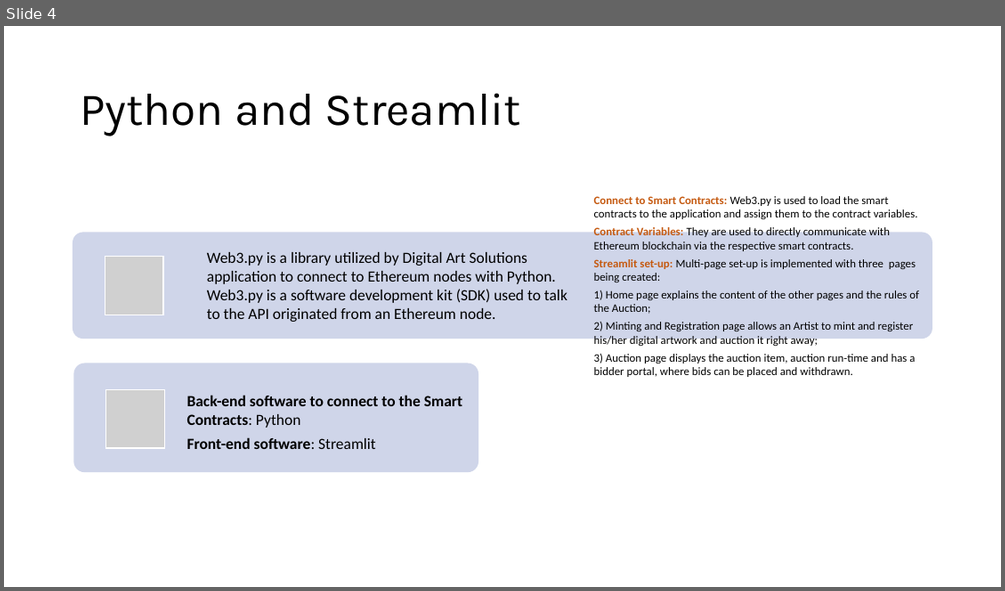
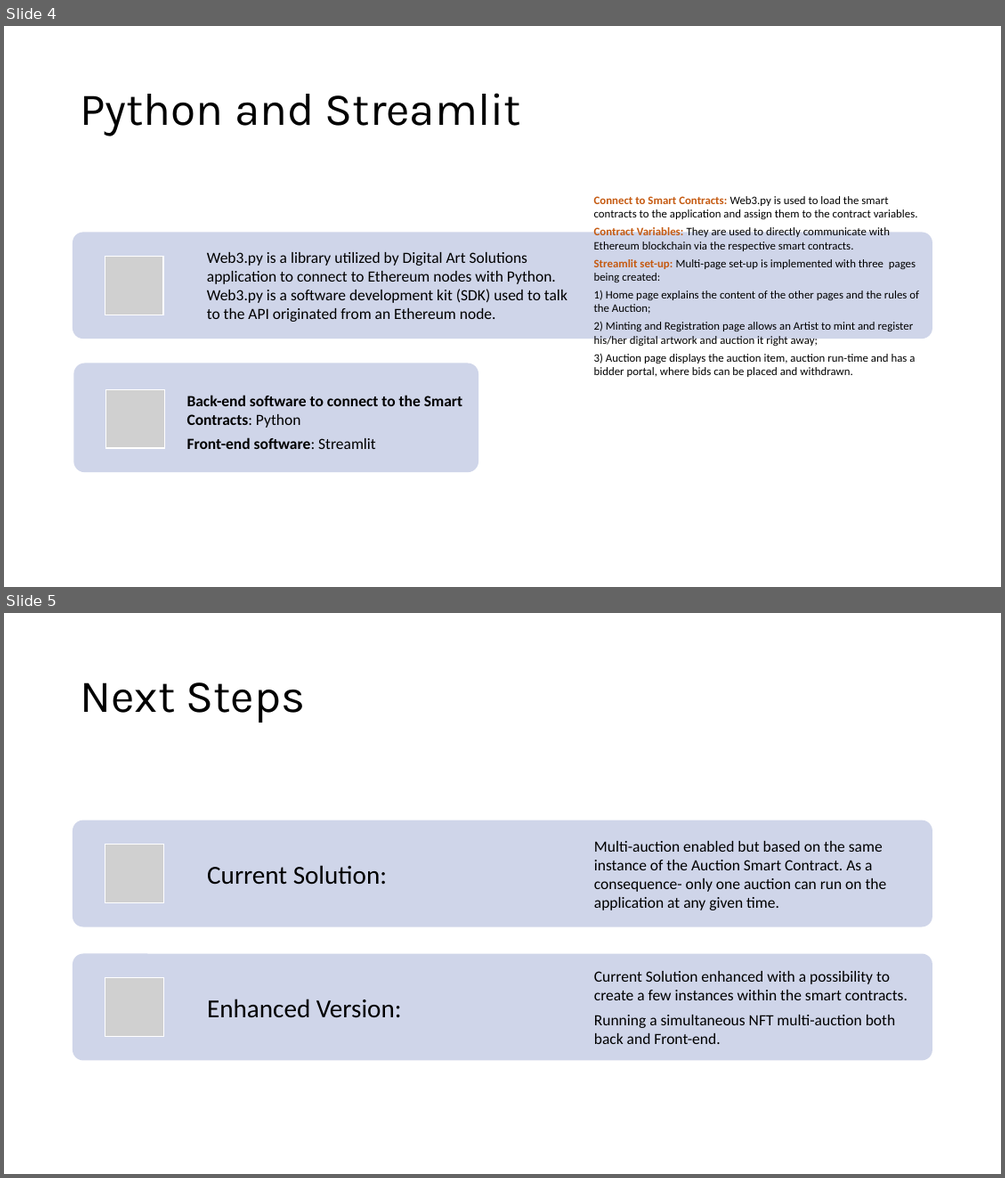
Before and after one commit to BorisDudkin/FinTech_Project_3_Digital_Art, a slide deck: Digital Art Solutions.pptx. Shown one above the other, each under a label of ours: slide 4 before the commit, slides 4 and 5 after it. The pictures are 1005x591 and 1005x1178 pixels, drawn with LibreOffice and Linux fonts; fonts in the diff are those of the drawing; grey boxes stand for pictures. Boxes give left, top, right and bottom in pixels: in the first picture for what was removed or moved away, otherwise in the second. Text is boxed around its words. In the diff, an @@ line names an element or a change of style, - is before the commit and + after.

```diff
--- a/Digital Art Solutions.pptx
+++ b/Digital Art Solutions.pptx
@@ slide 5 added at (4, 613, 1001, 1174), background #FFFFFF @@
@@ title added at (80, 682, 306, 722), 44 pt, text #000000 @@
+Next Steps
@@ group added at (73, 820, 933, 1060): 4 texts, 2 rounded rectangles, 2 pictures @@
+Current Solution:
+Multi-auction enabled but based on the same instance of the Auction Smart Contract. As a consequence- only one auction can run on the application at any given time.
+Enhanced Version:
+Current Solution enhanced with a possibility to create a few instances within the smart contracts.
+Running a simultaneous NFT multi-auction both back and Front-end.
```
Also in this commit, not shown: 2 slides changed, 2 other slides added.
